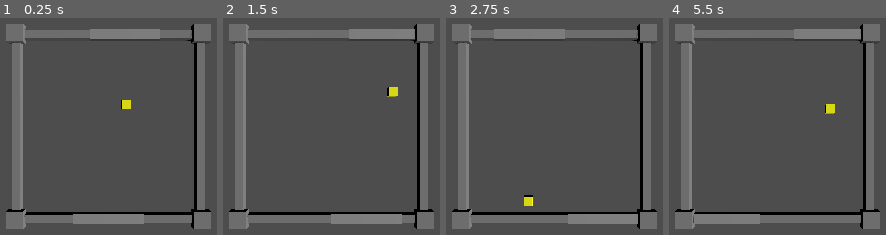
Above: before the commit, frames 1-4 (left to right).
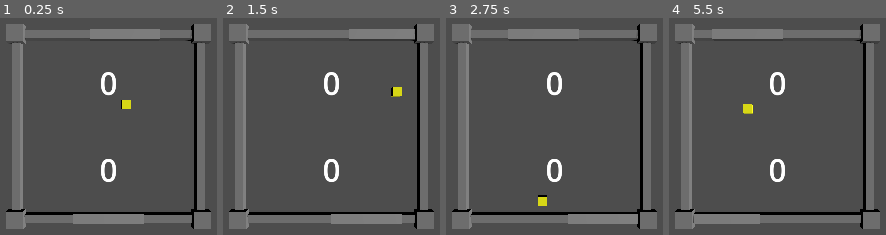
Above: after the commit, the same moments.

Repository: wangbinyq/prototypes
Game: Godot game, scene res://paddle-square/PaddleSquare.tscn
Two runs of this game, one before a commit and one after it. Both use one fixed random seed, a clock stepped at 60 frames per second and the inputs below.
Inputs:
- Up to frame 1 (0.25 s): no input
- Up to frame 2 (1.5 s): tap Enter at 0.5 s; hold Right (ui_right) 0.53-1.28 s; tap Space at 1.25 s; hold Left (ui_left) from 1.28 s (still down)
- Up to frame 3 (2.75 s): release Left (ui_left) at 2.03 s; hold Right (ui_right) from 2.03 s (still down)
- Up to frame 4 (5.5 s): release Right (ui_right) at 3.53 s; hold Left (ui_left) from 3.53 s (still down)

The runs differ from the first frame. In frame 1, 0.8% of the frame differs, in the area x 46-54%, y 24-76%; in frame 2, 1.0%; in frame 3, 1.4%; in frame 4, 1.9%, in the area x 19-89%, y 5-76%.

Commit message:
feat(paddle-square): implement ball bouncing with paddle hit detection and scoring display
- Refactor ball bouncing logic to include paddle hit detection
- Add TopScore and BottomScore Label3D nodes for displaying scores
- Update ball and paddle scripts to support hit result calculations
- Adjust ball speed and position handling after paddle hits

Diff:
--- a/paddle-square/PaddleGame.gd
+++ b/paddle-square/PaddleGame.gd
@@ -13,21 +13,32 @@
 	bottom_paddle.move(ball.pos.y, arena_extents.y, delta)
 	ball.move(delta)
 	bouncey_if_needed()
-	bouncex_if_needed()
+	bouncex_if_needed(ball.pos.x)
 	ball.update_visualization()
 
 func bouncey_if_needed():
 	var y_extents = arena_extents.y - ball.extents
 
 	if ball.pos.y < -y_extents:
-		ball.bounce_y(-y_extents)
+		bounce_y(-y_extents, bottom_paddle)
 	elif ball.pos.y > y_extents:
-		ball.bounce_y(y_extents)
+		bounce_y(y_extents, top_paddle)
 
-func bouncex_if_needed():
+func bounce_y(boundary: float, paddle: Paddle):
+	var duration_after_bounce = (ball.pos.y - boundary) / ball.velocity.y
+	var bounce_x = ball.pos.x - ball.velocity.x * duration_after_bounce
+
+	bouncex_if_needed(bounce_x)
+	bounce_x = ball.pos.x - ball.velocity.x * duration_after_bounce
+	ball.bounce_y(boundary)
+	var hit = paddle.hit_ball(bounce_x, ball.extents)
+	if hit.hit:
+		ball.set_x_position_and_speed(bounce_x, hit.hit_factor, duration_after_bounce)
+
+func bouncex_if_needed(x: float):
 	var x_extents = arena_extents.x - ball.extents
 
-	if ball.pos.x < -x_extents:
+	if x < -x_extents:
 		ball.bounce_x(-x_extents)
-	elif ball.pos.x > x_extents:
+	elif x > x_extents:
 		ball.bounce_x(x_extents)
--- a/paddle-square/PaddleSquare.tscn
+++ b/paddle-square/PaddleSquare.tscn
@@ -63,3 +63,17 @@
 transform = Transform3D(1, 0, 0, 0, 1, 0, 0, 0, 1, 0, 0, 10.5)
 
 [node name="Ball" parent="." instance=ExtResource("2_j8bx3")]
+
+[node name="TopScore" type="Label3D" parent="."]
+transform = Transform3D(1, 0, 0, 0, -4.37114e-08, 1, 0, -1, -4.37114e-08, 0, 0, -5)
+pixel_size = 0.05
+text = "0"
+font_size = 72
+outline_size = 0
+
+[node name="BottomScore" type="Label3D" parent="."]
+transform = Transform3D(1, 0, 0, 0, -4.37114e-08, 1, 0, -1, -4.37114e-08, 0, 0, 5)
+pixel_size = 0.05
+text = "0"
+font_size = 72
+outline_size = 0
--- a/paddle-square/ball.gd
+++ b/paddle-square/ball.gd
@@ -1,8 +1,9 @@
 class_name Ball
 extends MeshInstance3D
 
-@export_range(0, 100) var x_speed: float = 8.0
-@export_range(0, 100) var y_speed: float = 10.0
+@export_range(0, 100) var max_x_speed: float = 20.0
+@export_range(0, 100) var start_x_speed: float = 8.0
+@export_range(0, 100) var constant_y_speed: float = 10.0
 @export_range(0, 100) var extents: float = 0.5
 
 var pos: Vector2
@@ -25,4 +26,8 @@
 func start_new_game():
     pos = Vector2(0, 0)
     update_visualization()
-    velocity = Vector2(x_speed, y_speed)
+    velocity = Vector2(start_x_speed, constant_y_speed)
+
+func set_x_position_and_speed(start: float, speed_factor: float, delta: float):
+    velocity.x = speed_factor * max_x_speed
+    pos.x = start + velocity.x * delta
--- a/paddle-square/paddle.gd
+++ b/paddle-square/paddle.gd
@@ -6,18 +6,28 @@
 @export_range(0, 100) var speed := 10.0
 
 func move(target: float, arena_extents: float, delta: float):
-    var px = adjust_by_ai(position.x, target, delta) if is_ai else adjust_by_player(position.x, delta)
-    var limit = arena_extents - extents
-    px = clampf(px, -limit, limit)
-    position.x = px
+	var px = adjust_by_ai(position.x, target, delta) if is_ai else adjust_by_player(position.x, delta)
+	var limit = arena_extents - extents
+	px = clampf(px, -limit, limit)
+	position.x = px
 
 func adjust_by_ai(x: float, target: float, delta: float):
-    if x < target:
-        return minf(x + speed * delta, target)
-    return maxf(x - speed * delta, target)
+	if x < target:
+		return minf(x + speed * delta, target)
+	return maxf(x - speed * delta, target)
 
 func adjust_by_player(x: float, delta: float):
-    var go = Input.get_axis("ui_left", "ui_right")
-    if go != 0:
-        return x + go * speed * delta
-    return x
+	var go = Input.get_axis("ui_left", "ui_right")
+	if go != 0:
+		return x + go * speed * delta
+	return x
+
+class HitResult:
+	var hit: bool
+	var hit_factor: float
+
+func hit_ball(ball_x: float, ball_extents: float) -> HitResult:
+	var result = HitResult.new()
+	result.hit_factor = (ball_x - position.x) / (extents + ball_extents)
+	result.hit = abs(result.hit_factor) < 1.0
+	return result
